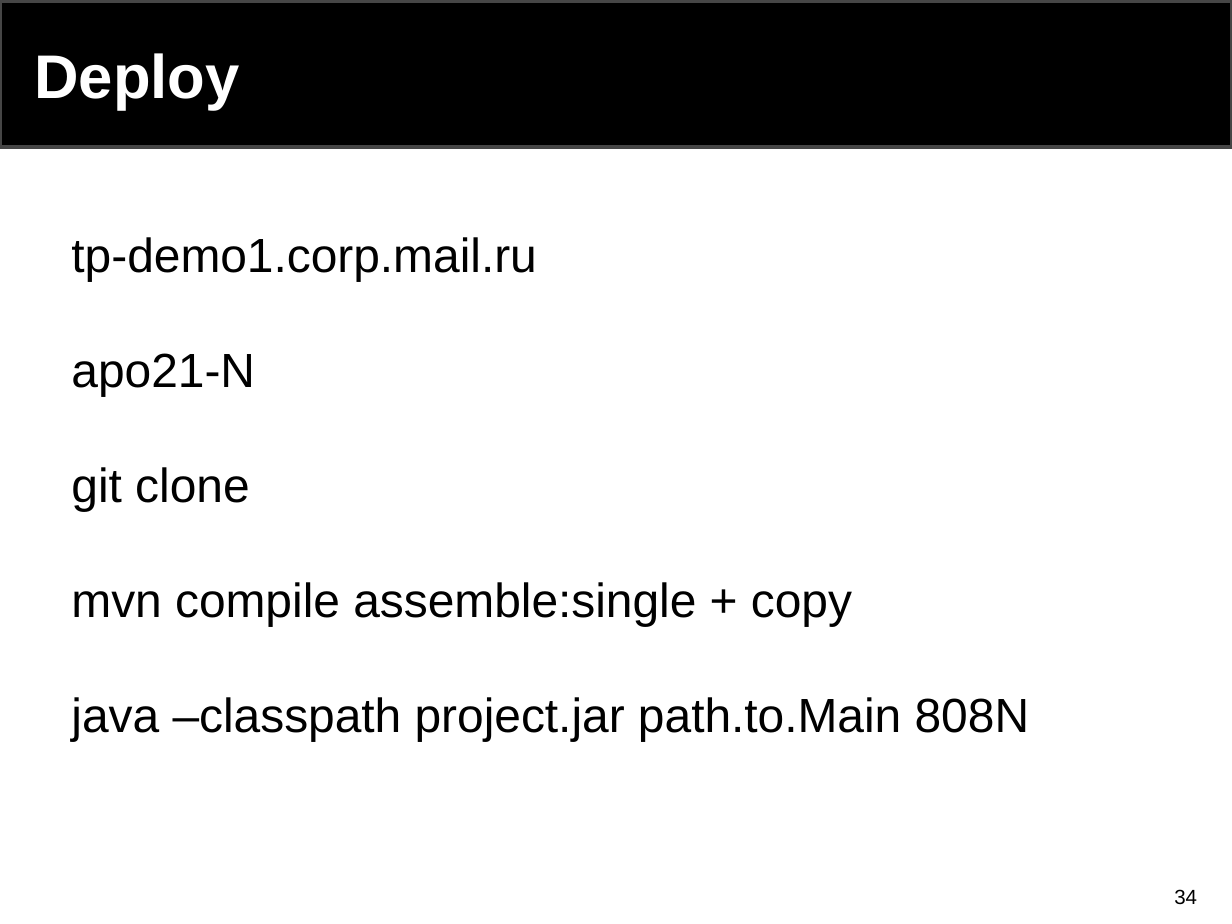
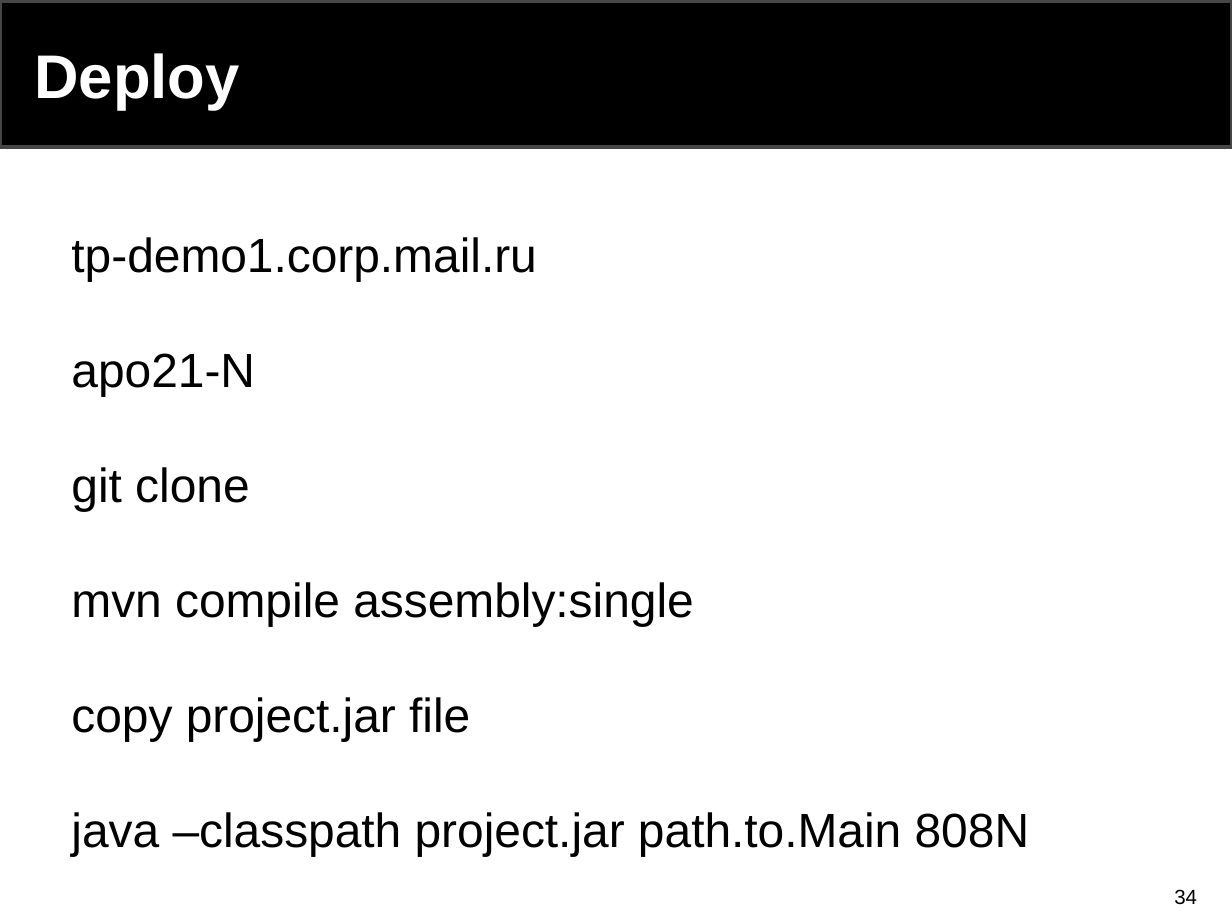
Before and after one commit to vitaly-chibrikov/tp_java_2013_09, a slide deck: slide 34 of L05/Java Лекция 05 Чибриков.pptx. Drawn at 1232x924 pixels with LibreOffice and Linux fonts; fonts in the diff are those of the drawing; background and template pictures are left out. Boxes give left, top, right and bottom in pixels: in the first picture for what was removed or moved away, otherwise in the second. Text is boxed around its words. In the diff, an @@ line names an element or a change of style, - is before the commit and + after.

```diff
--- a/L05/Java Лекция 05 Чибриков.pptx
+++ b/L05/Java Лекция 05 Чибриков.pptx
@@ text at <box>71,582,693,741</box>: text changed @@
-mvn compile assemble:single + copy
+mvn compile assembly:single
+copy project.jar file
```
Also in this commit, not shown: 1 other slide changed, 19 other files.
